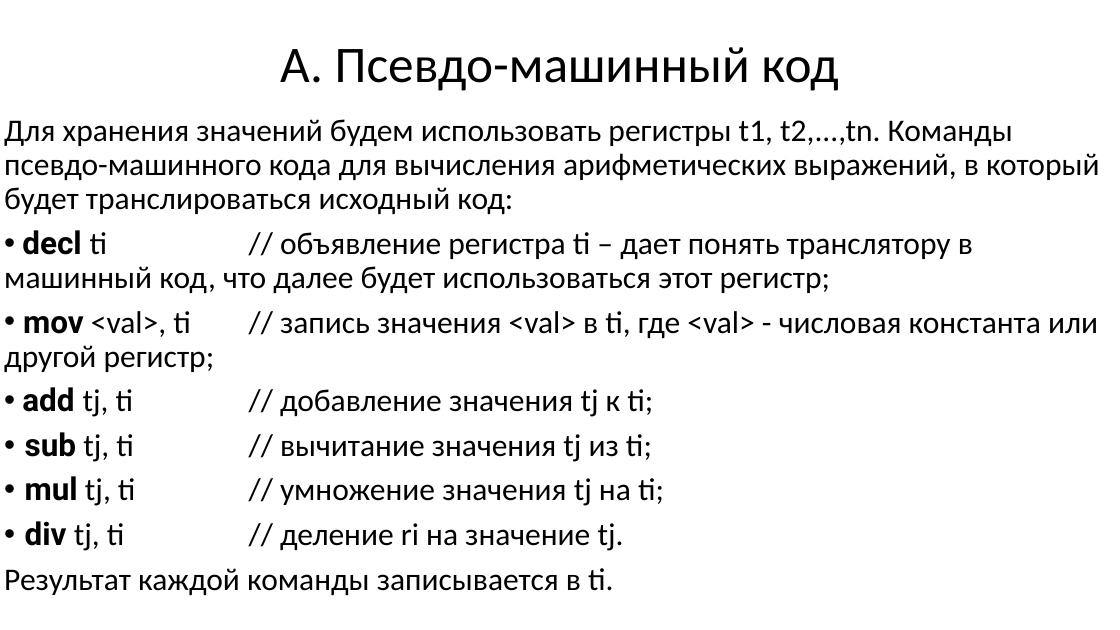
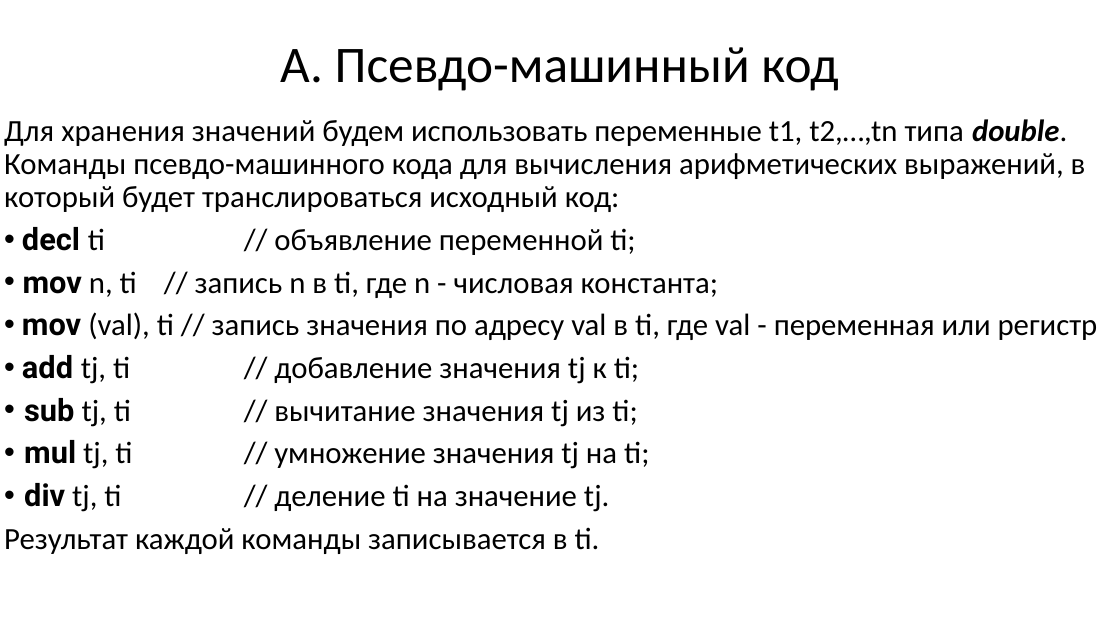
Before and after one commit to goddamnteam/korzun, a slide deck: slide 3 of task3.pptx. Drawn at 1120x630 pixels with LibreOffice and Linux fonts; fonts in the diff are those of the drawing. Boxes give left, top, right and bottom in pixels: in the first picture for what was removed or moved away, otherwise in the second. Text is boxed around its words. In the diff, an @@ line names an element or a change of style, - is before the commit and + after.

```diff
--- a/task3.pptx
+++ b/task3.pptx
@@ text at [4,119,1098,340]: text changed; size 27 to 26.5 pt @@
-Для хранения значений будем использовать регистры t1, t2,...,tn. Команды псевдо-машинного кода для вычисления арифметических выражений, в который будет транслироваться исходный код:
-• decl ti // объявление регистра ti – дает понять транслятору в машинный код, что далее будет использоваться этот регистр;
-• mov <val>, ti // запись значения <val> в ti, где <val> - числовая константа или другой регистр;
+Для хранения значений будем использовать переменные t1, t2,…,tn типа double. Команды псевдо-машинного кода для вычисления арифметических выражений, в который будет транслироваться исходный код:
+• decl ti // объявление переменной ti;
+• mov n, ti // запись n в ti, где n - числовая константа;
+• mov (val), ti // запись значения по адресу val в ti, где val - переменная или регистр
@@ text at [4,355,649,554]: size 27 to 26.5 pt in "add tj, ti // добавление значения tj ...", "sub tj, ti // вычитание значения tj ...", "mul tj, ti // умножение значения tj ...", "Результат каждой команды записывается в ti."; less space between paragraphs @@
@@ text at [24,483,609,512]: text changed; size 27 to 26.5 pt @@
-• div tj, ti // деление ri на значение tj.
+• div tj, ti // деление ti на значение tj.
```
Also in this commit, not shown: 33 other slides changed, 1 slide added, 1 slide removed.
